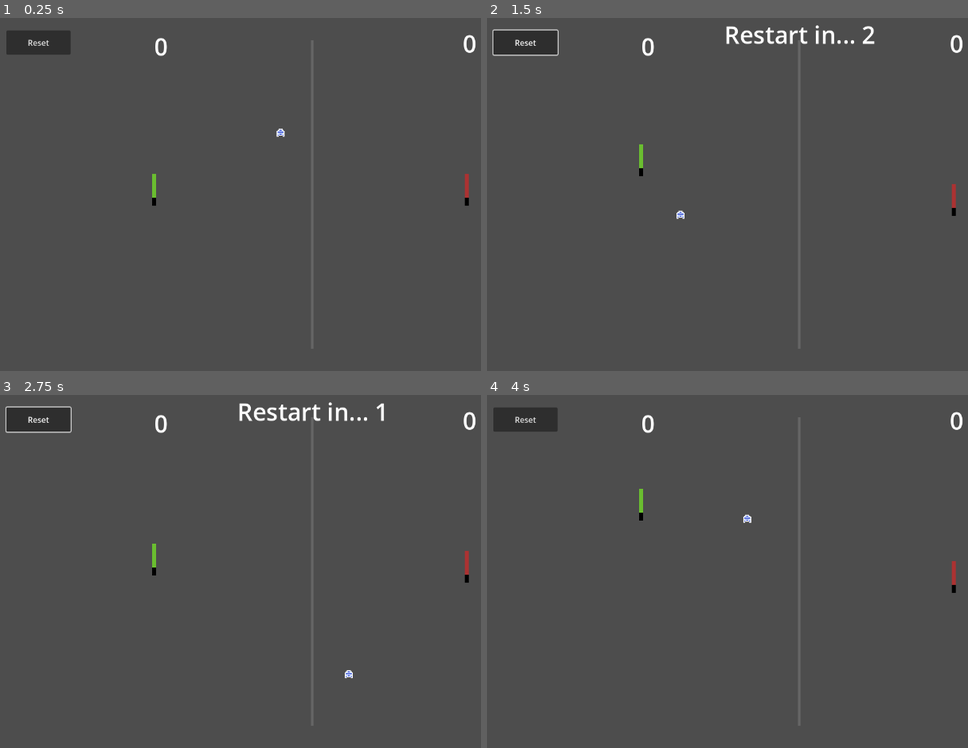
Above: before the commit, frames 1-4 (two rows, left to right).
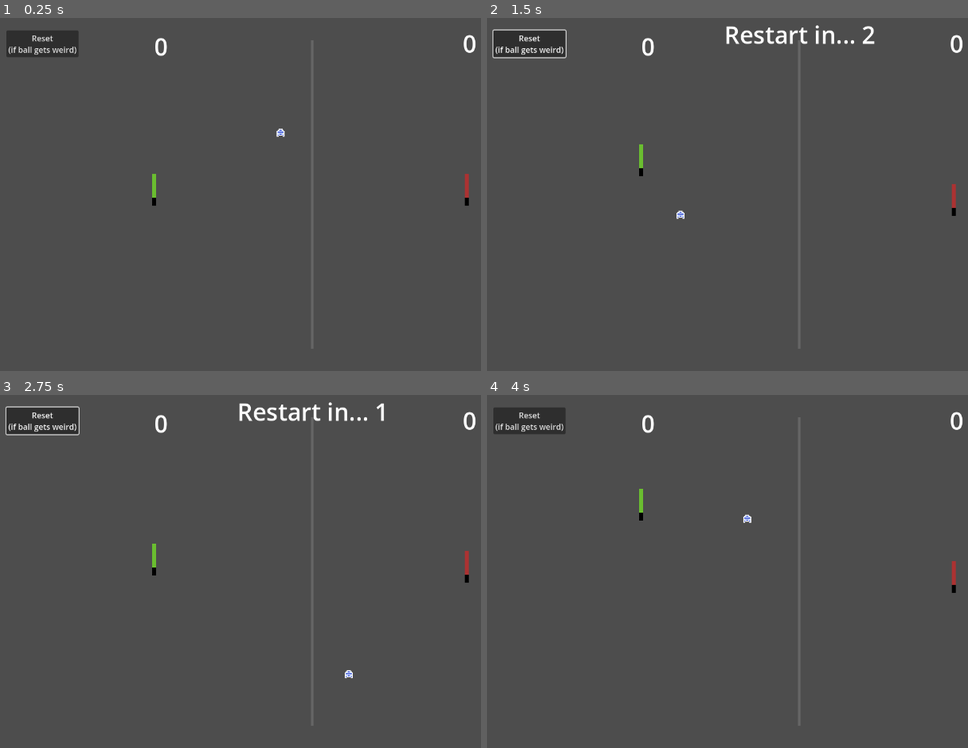
Above: after the commit, the same moments.

Repository: jordonbigelow/Pixel-Art-Pong
Game: Godot game, scene res://scenes/game_scene.tscn
The game is run twice, just before and just after one commit, with the same random seed, the same clock (stepped at 60 frames per second) and the same inputs.
Inputs (mouse positions are in pixels of both pictures, inside the frame that each line leads up to):
- Up to frame 1 (0.25 s): no input
- Up to frame 2 (1.5 s): click "Reset" (after the commit: "Reset (if ball gets weird)") at 0.5 s; move the mouse to (939, 180) at 1.27 s; hold W (p1_move_up) from 1.28 s (still down); tap K (p2_move_down) at 1.35 s; click (939, 180) at 1.42 s
- Up to frame 3 (2.75 s): move the mouse to (187, 592) at 2.02 s; release W (p1_move_up) at 2.03 s; hold S (p1_move_down) from 2.03 s (still down); tap I (p2_move_up) at 2.1 s
- Up to frame 4 (4 s): move the mouse to (862, 493) at 2.77 s; release S (p1_move_down) at 2.78 s; hold W (p1_move_up) from 2.78 s (still down); tap F at 2.85 s; move the mouse to (765, 645) at 3.52 s; tap K (p2_move_down) at 3.6 s; click (765, 645) at 3.67 s

The runs differ from the first frame. In frame 1, 0.4% of the frame differs, in the area x 1-17%, y 3-12%; in frame 2, 0.5%; in frame 3, 0.5%; in frame 4, 0.4%.

Commit message:
updated button text

Diff:
--- a/scenes/game_scene.tscn
+++ b/scenes/game_scene.tscn
@@ -82,7 +82,8 @@
 offset_top = 25.0
 offset_right = 153.0
 offset_bottom = 74.0
-text = "Reset"
+text = "Reset
+(if ball gets weird)"
 
 [node name="ResetTimer" parent="." instance=ExtResource("4_tu33m")]
 
